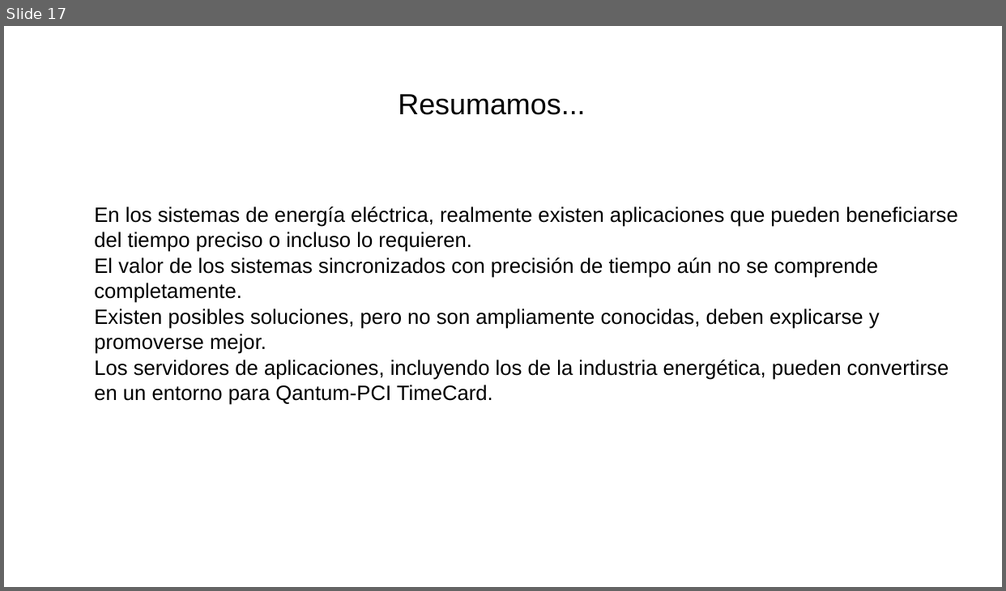
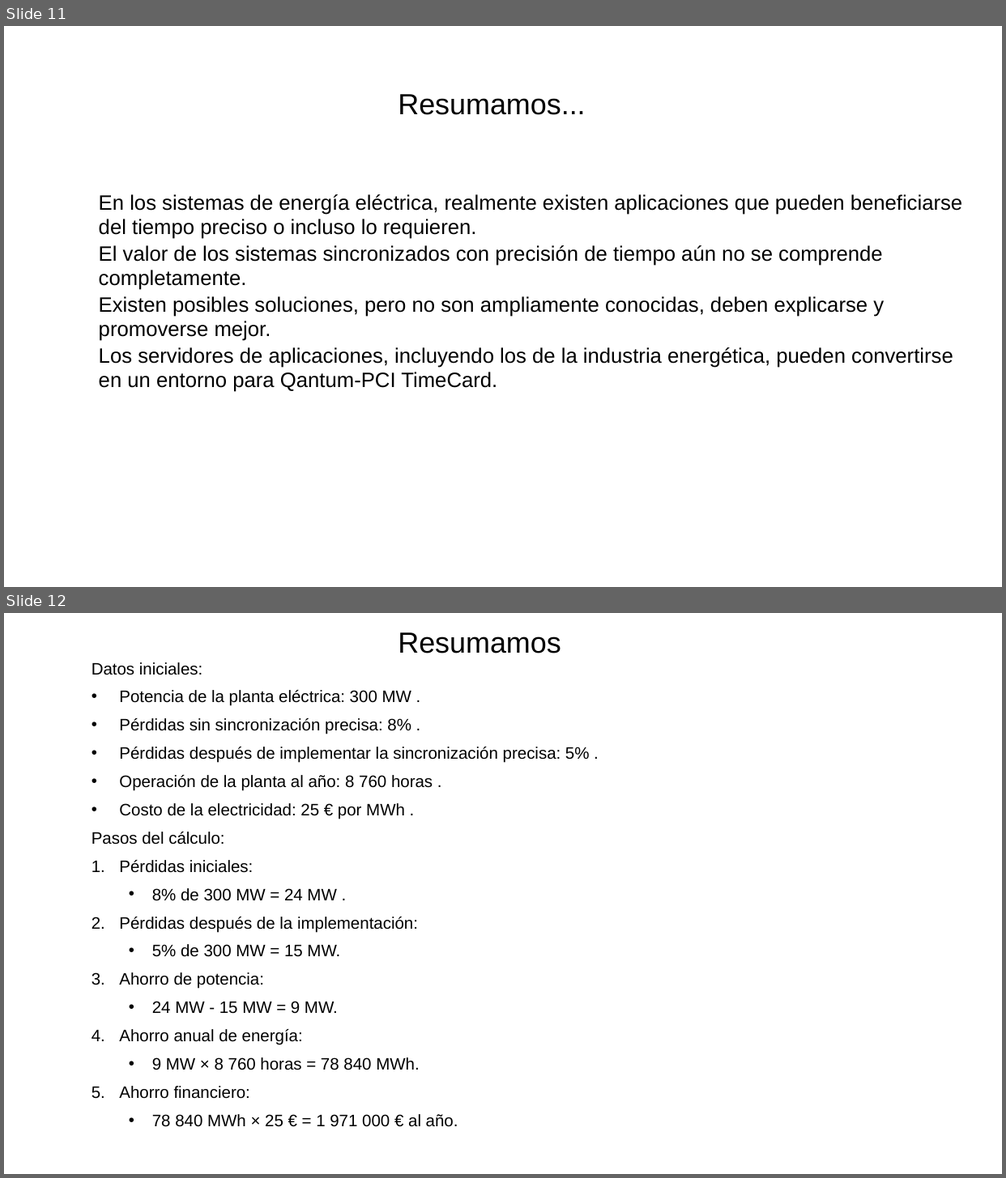
Before and after one commit to SiwaNetwork/QUANTUM, a slide deck: Time-Card/ДОКУМЕНТЫ/МАТЕРИАЛ СТАТЬИ/Применение в энергетике испанский.pptx. Shown one above the other, each under a label of ours: slide 17 before the commit, slides 11 and 12 after it. The pictures are 1006x591 and 1006x1178 pixels, drawn with LibreOffice and Linux fonts; fonts in the diff are those of the drawing. Boxes give left, top, right and bottom in pixels: in the first picture for what was removed or moved away, otherwise in the second. Text is boxed around its words. In the diff, an @@ line names an element or a change of style, - is before the commit and + after.

```diff
--- a/Time-Card/ДОКУМЕНТЫ/МАТЕРИАЛ СТАТЬИ/Применение в энергетике испанский.pptx
+++ b/Time-Card/ДОКУМЕНТЫ/МАТЕРИАЛ СТАТЬИ/Применение в энергетике испанский.pptx
@@ slide 12 added at (4,613,1002,1174), background #FFFFFF @@
@@ title added at (398,632,560,653), 28 pt, text #000000 @@
+Resumamos
@@ text added at (91,662,590,1127), 16 pt, text #000000 @@
+Datos iniciales:
+• Potencia de la planta eléctrica: 300 MW .
+• Pérdidas sin sincronización precisa: 8% .
+• Pérdidas después de implementar la sincronización precisa: 5% .
+• Operación de la planta al año: 8 760 horas .
+• Costo de la electricidad: 25 € por MWh .
+Pasos del cálculo:
+1. Pérdidas iniciales:
+  • 8% de 300 MW = 24 MW .
+2. Pérdidas después de la implementación:
+  • 5% de 300 MW = 15 MW.
+3. Ahorro de potencia:
+  • 24 MW - 15 MW = 9 MW.
+4. Ahorro anual de energía:
+  • 9 MW × 8 760 horas = 78 840 MWh.
+5. Ahorro financiero:
+  • 78 840 MWh × 25 € = 1 971 000 € al año.
@@ what was slide 17 is now slide 11 @@
@@ slide 11 changed as well @@
@@ text "En los sistemas de energía ...": place and size @@
-text "En los sistemas de energía ..." at (94,207,958,405)
+text "En los sistemas de energía ..." at (99,194,963,392)
```
Also in this commit, not shown: 9 other slides changed, 2 other slides added, 7 slides removed.
